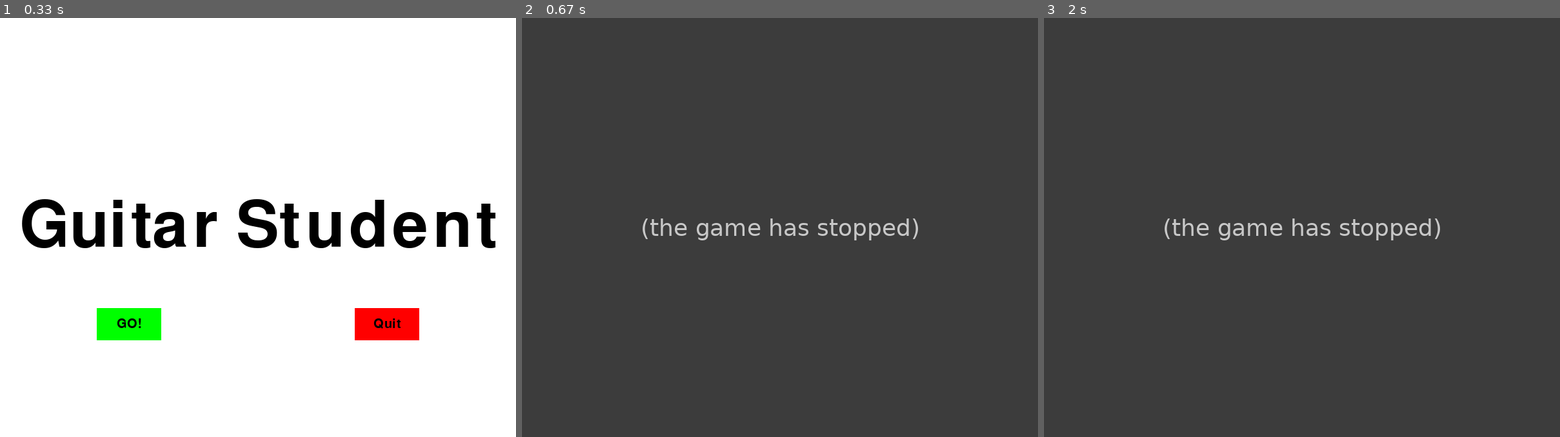
Above: before the commit, frames 1-3 (left to right).
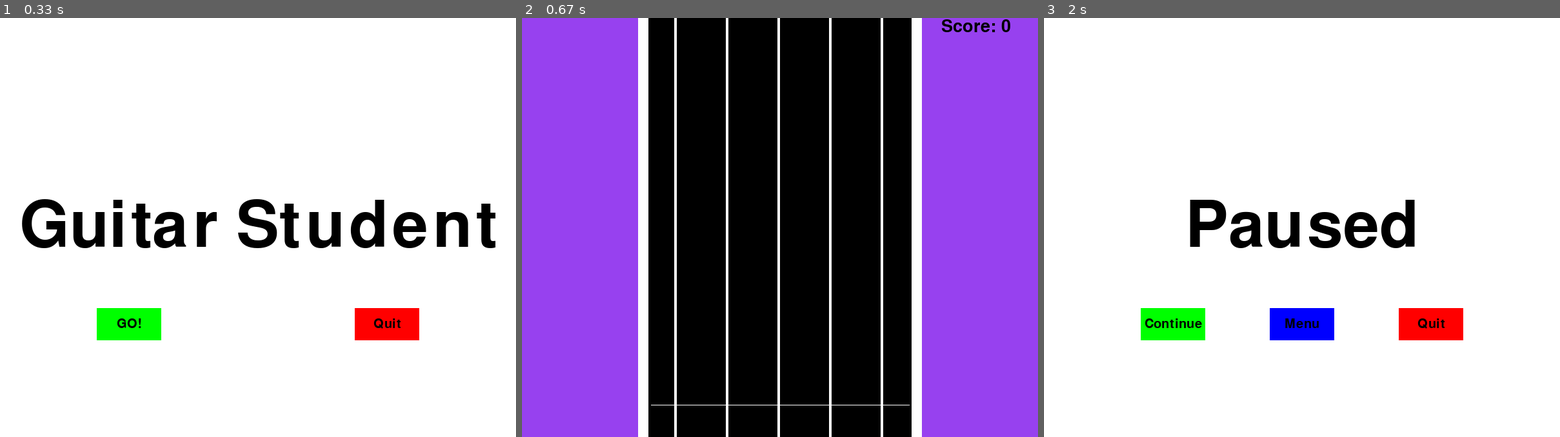
Above: after the commit, the same moments.

Repository: claraluques/projeto-dsoft
Game: pygame game, started from modificacoes_elisa.py
Same seed, same stepped clock (60 frames per second), same inputs: the game is played once before the commit and once after it.
Inputs (mouse positions are in pixels of both pictures, inside the frame that each line leads up to):
- Up to frame 1 (0.33 s): no input
- Up to frame 2 (0.67 s): press the mouse at (651, 323) at 0.37 s; move the mouse to (738, 323) at 0.47 s; release the mouse at (831, 319) at 0.6 s
- Up to frame 3 (2 s): hold T 0.67-1.13 s; hold Up 0.67-1.13 s; move the mouse to (1142, 164) at 0.7 s; hold R 1.17-1.63 s; hold Up 1.17-1.63 s; tap Esc at 1.67 s

Frame 1 is identical in both runs. In frame 2, 100% of the frame differs, in the area x 0-100%, y 0-100%; in frame 3, 100%.
Error before the commit: TypeError: musicas.musica1() missing 1 required positional argument: 'pygame' (modificacoes_...; the game stopped at 0.47 s (later frames are placeholders)

Commit message:
arrumei um erro no score

Diff:
--- a/modificacoes_elisa.py
+++ b/modificacoes_elisa.py
@@ -1,6 +1,6 @@
 import pygame
-import random
 from classe_musicas import musicas as m
+from classe_teclas import teclas as t
 
 def process_key(y, score):
     d1 = y - 550
@@ -24,15 +24,22 @@
         print("SCORE: {0}".format(score))
 #        y = random.randrange(-600,0)
     elif d1 < 100:
+        m.erro(pygame)
         print("MISSED")
-
-    return (score)
+#   elif y > 550:
+
+    return(score)
 
 pygame.init()
+
+pygame.mixer.init(44100, -16,2,2048)
+#pygame.mixer.music.load(m.audio1())
 
 display_width = 800
 display_height = 650
 
+blue = (0,0,255)
+bright_blue = (0,0,200)
 black = (0,0,0)
 white = (255,255,255)
 purple = (151,65,239)
@@ -42,15 +49,14 @@
 bright_green = (0,200,0)
 
 gameDisplay = pygame.display.set_mode((display_width, display_height))
-pygame.display.set_caption(('Bolinha descendo!'))
+pygame.display.set_caption(('Guitar Student!'))
 clock = pygame.time.Clock()
 crashed = False
 
-pygame.image.load
+
 
 guitarraImg = pygame.image.load('guitarra.png')
 guitarraImg = pygame.transform.scale(guitarraImg, (800,650))
-
 
 pause = False
 
@@ -62,55 +68,53 @@
 #
 #    botoes.append(botaoImg)
 
-
 PerfectImg = pygame.image.load('Perfect.sprite.png')
 PerfectImg = pygame.transform.scale(PerfectImg, (100,100))
 
-
-bot1Img = pygame.image.load('botao1.png')
-bot1Img = pygame.transform.scale(bot1Img, (100,100))
-
-bot2Img = pygame.image.load('botao2.png')
-bot2Img = pygame.transform.scale(bot2Img, (100,100))
-
-bot3Img = pygame.image.load('botao3.png')
-bot3Img = pygame.transform.scale(bot3Img, (100,100))
-
-bot4Img = pygame.image.load('botao4.png')
-bot4Img = pygame.transform.scale(bot4Img, (100,100))
-
-bot5Img = pygame.image.load('botao5.png')
-bot5Img = pygame.transform.scale(bot5Img, (100,100))
-
-#def bot(i, x, y):
-#    gameDisplay.blit(botoes[i], (x,y))
-
-def bot1(x, y1):
-    gameDisplay.blit(bot1Img,(x,y1))
-
-def bot2(x, y2):
-    gameDisplay.blit(bot2Img,( x+79 , y2))
-
-def bot3(x, y3):
-    gameDisplay.blit(bot3Img,(x+158 , y3))
-
-def bot4(x, y4):
-    gameDisplay.blit(bot4Img,(x+236 , y4))
-
-def bot5(x, y5):
-    gameDisplay.blit(bot5Img,(x+316 , y5))
+#bot1Img = pygame.image.load('botao1.png')
+#bot1Img = pygame.transform.scale(bot1Img, (100,100))
+#
+#bot2Img = pygame.image.load('botao2.png')
+#bot2Img = pygame.transform.scale(bot2Img, (100,100))
+#
+#bot3Img = pygame.image.load('botao3.png')
+#bot3Img = pygame.transform.scale(bot3Img, (100,100))
+#
+#bot4Img = pygame.image.load('botao4.png')
+#bot4Img = pygame.transform.scale(bot4Img, (100,100))
+#
+#bot5Img = pygame.image.load('botao5.png')
+#bot5Img = pygame.transform.scale(bot5Img, (100,100))
+#
+#def bot1(x, y1):
+#    gameDisplay.blit(bot1Img,(x,y1))
+#
+#def bot2(x, y2):
+#    gameDisplay.blit(bot2Img,( x+79 , y2))
+#
+#def bot3(x, y3):
+#    gameDisplay.blit(bot3Img,(x+158 , y3))
+#
+#def bot4(x, y4):
+#    gameDisplay.blit(bot4Img,(x+236 , y4))
+#
+#def bot5(x, y5):
+#    gameDisplay.blit(bot5Img,(x+316 , y5))
 
 def Score(count):
     font = pygame.font.SysFont(None,40)
     text = font.render("Score: "+str(count), True, black)
     gameDisplay.blit(text,(650,0))
 
+
 def Perfect(x, y):
     gameDisplay.blit(PerfectImg ,(650, 200))
+
 
 def text_objects(text, font):
     textSurface = font.render(text, True, black)
     return textSurface, textSurface.get_rect()
+
 
 def button(msg,x,y,w,h,ic,ac,action):
     mouse = pygame.mouse.get_pos()
@@ -124,8 +128,6 @@
     else:
         pygame.draw.rect(gameDisplay, ic,(x,y,w,h))
 
-
-
     smallText = pygame.font.Font("freesansbold.ttf",20)
     textSurf, textRect = text_objects(msg, smallText)
     textRect.center = ( (x+(w/2)), (y+(h/2)) )
@@ -135,6 +137,7 @@
     global intro, escolha
     escolha = "Sair"
     intro = False
+
 
 def sair_jogo2():
     pygame.quit()
@@ -192,15 +195,11 @@
         gameDisplay.blit(TextSurf, TextRect)
 
         button("Continue",150,450,100,50,green,bright_green,unpause)
+        button("Menu",350,450,100,50,blue,bright_blue,game_intro)
         button("Quit",550,450,100,50,red,bright_red,sair_jogo2)
 
         pygame.display.update()
         clock.tick(15)
-
-    if escolha == "Go":
-        loop_jogo2()
-    else:
-        sair_jogo2()
 
 
 def loop_jogo():
@@ -208,18 +207,17 @@
     escolha = "Go"
     intro = False
 
+
 def loop_jogo2():
-
     ganhou = False
 
-    musica1 = m.musica1()
+    musica1 = m.musica1(pygame)
     listay1 = musica1[0]
     listay2 = musica1[1]
     listay3 = musica1[2]
     listay4 = musica1[3]
     listay5 = musica1[4]
 
-
     x = (190)
 
     #y1 =random.randrange(-600,0)
@@ -227,16 +225,11 @@
     #y3 =random.randrange(-600,0)
     #y4 =random.randrange(-600,0)
     #y5 =random.randrange(-600,0)
-    y_change = 0
-
-
-
-
-    area_de_acerto = display_height - 500
+
+    y_change = 5
 
     #xacerto1 = display_height*0.8
     #xacerto2 = display_height
-
 
     score = 0
 
@@ -251,40 +244,35 @@
         gameDisplay.blit(guitarraImg, (0, 0))
         pygame.draw.line(gameDisplay, white ,[200,600], [600,600], 1)
 
-
         Score(score)
 
         for i in range (len(listay1)):
             y1 = listay1[i]
-            bot1(x, y1)
+            t.tecla1(x, y1, gameDisplay)
             listay1[i] += y_change
         for i in range (len(listay2)):
             y2 = listay2[i]
-            bot2(x, y2)
+            t.tecla2(x, y2, gameDisplay)
             listay2[i] += y_change
         for i in range (len(listay3)):
             y3 = listay3[i]
-            bot3(x, y3)
+            t.tecla3(x, y3, gameDisplay)
             listay3[i] += y_change
         for i in range (len(listay4)):
             y4 = listay4[i]
-            bot4(x, y4)
+            t.tecla4(x, y4, gameDisplay)
             listay4[i] += y_change
         for i in range (len(listay5)):
             y5 = listay5[i]
-            bot5(x, y5)
+            t.tecla5(x, y5, gameDisplay)
             listay5[i] += y_change
-
-
 
         for event in pygame.event.get():
             if event.type == pygame.QUIT:
                 crashed = True
-
             if event.type == pygame.KEYDOWN:
                 if event.key == pygame.K_s:
                     y_change = 5
-
                 elif event.key == pygame.K_UP:
                     y_change = -5
 
@@ -303,12 +291,12 @@
                         y3 = listay3[i]
                         score = process_key(y3, score)
 
-                elif event.key == pygame.K_t:
+                elif event.key == pygame.K_r:
                     for i in range (len(listay4)):
                         y4 = listay4[i]
                         score = process_key(y4, score)
 
-                elif event.key == pygame.K_y:
+                elif event.key == pygame.K_t:
                     for i in range (len(listay5)):
                         y5 = listay5[i]
                         score = process_key(y5, score)
@@ -316,19 +304,15 @@
                     pause = True
                     paused()
 
-
             if event.type == pygame.KEYUP:
                 if event.key == pygame.K_DOWN or event.key == pygame.K_UP:
                     y_change = 0
-
 
     #    bot1(x, y1)
     #    bot2(x, y2)
     #    bot3(x, y3)
     #    bot4(x, y4)
     #    bot5(x, y5)
-
-
 
     #    if y1 > display_height:
     #        y1 = random.randrange(-200,0)
@@ -353,6 +337,7 @@
         pygame.display.update()
         clock.tick(60)
         frames += 1
+
 game_intro()
 pygame.quit()
 quit()
--- a/pygame tutorial.py
+++ b/pygame tutorial.py
@@ -26,9 +26,9 @@
     elif d1 < 100:
         m.erro(pygame)
         print("MISSED")
-    elif y > 550:
-
-    return (score)
+#   elif y > 550:
+
+    return(score)
 
 pygame.init()
 
